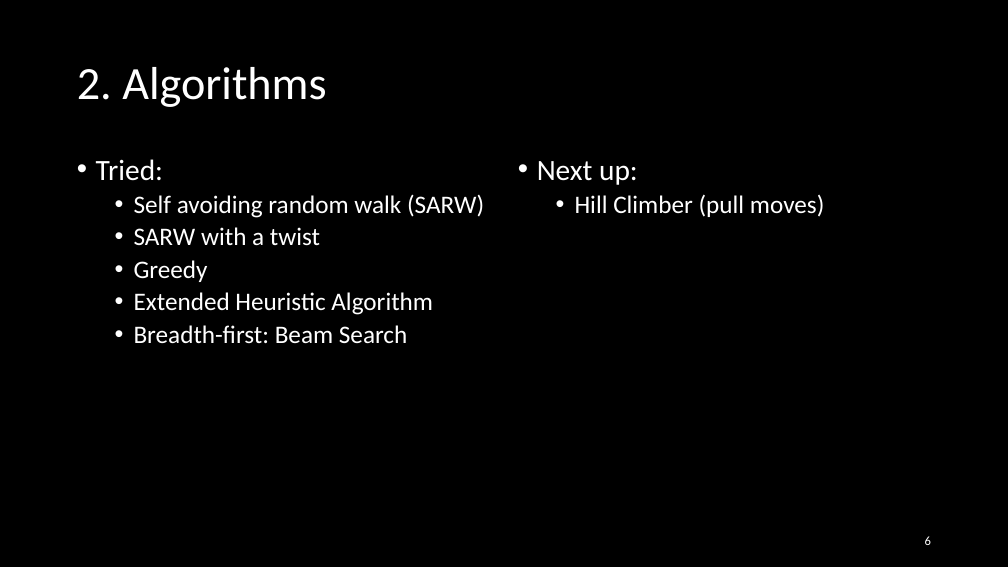
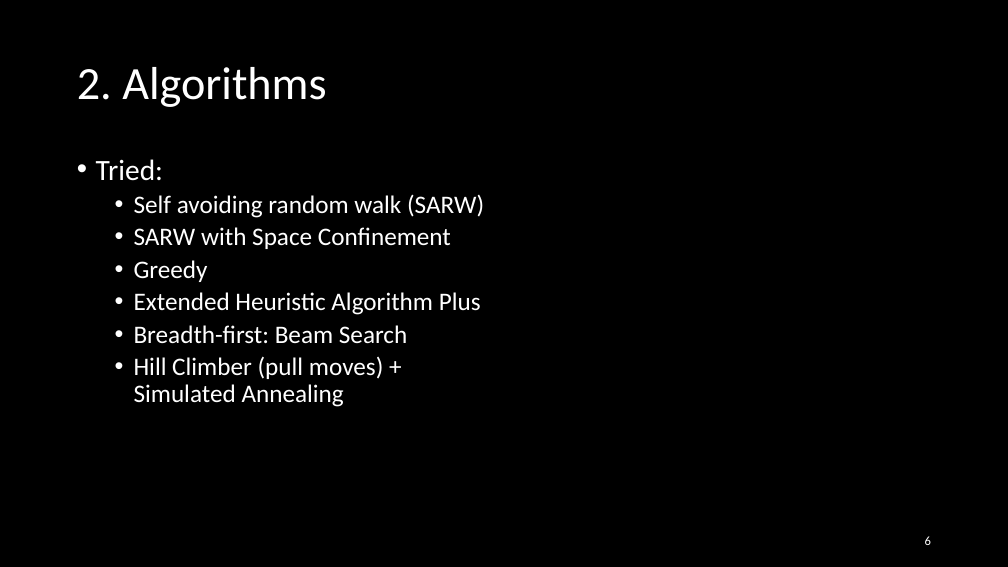
Before and after one commit to Loek21/Protein-Pow-d-er, a slide deck: slide 6 of Docs/PPP, final.pptx. Drawn at 1008x567 pixels with LibreOffice and Linux fonts; fonts in the diff are those of the drawing. Boxes give left, top, right and bottom in pixels: in the first picture for what was removed or moved away, otherwise in the second. Text is boxed around its words. In the diff, an @@ line names an element or a change of style, - is before the commit and + after.

```diff
--- a/Docs/PPP, final.pptx
+++ b/Docs/PPP, final.pptx
@@ text removed at [537, 161, 824, 217] @@
-• Next up:
-  • Hill Climber (pull moves)
@@ text at [134, 227, 451, 249]: text changed @@
-  • SARW with a twist
+  • SARW with Space Confinement
@@ text at [134, 292, 481, 315]: text changed @@
-  • Extended Heuristic Algorithm
+  • Extended Heuristic Algorithm Plus
@@ text at [134, 356, 383, 407]: paragraph added @@
+  • Hill Climber (pull moves) + Simulated Annealing
```
Also in this commit, not shown: 1 other slide changed, 2 other files.
